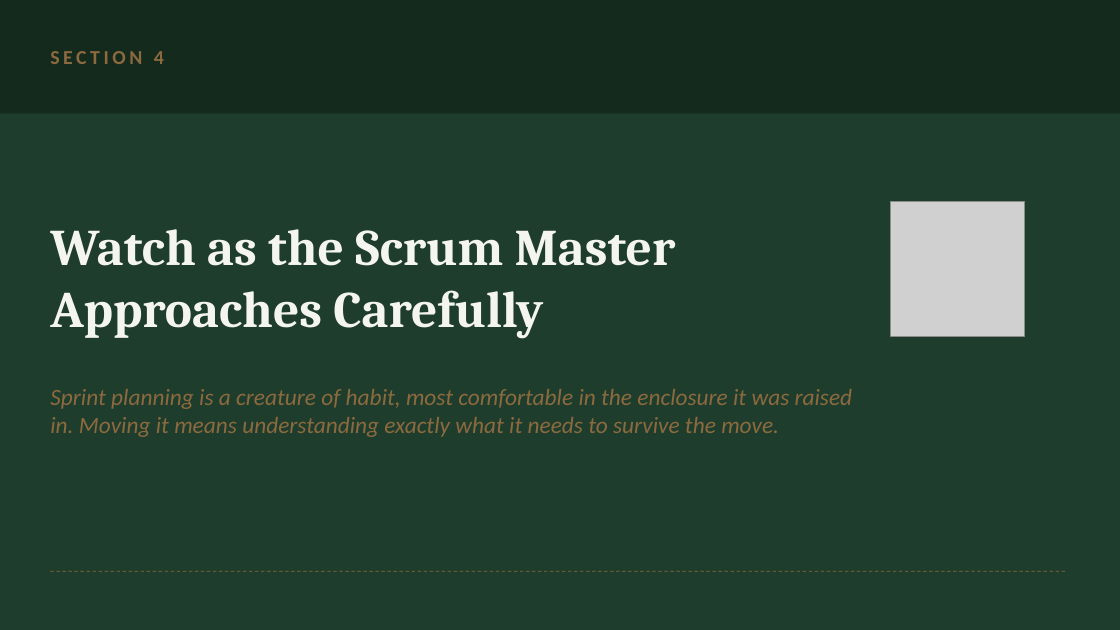
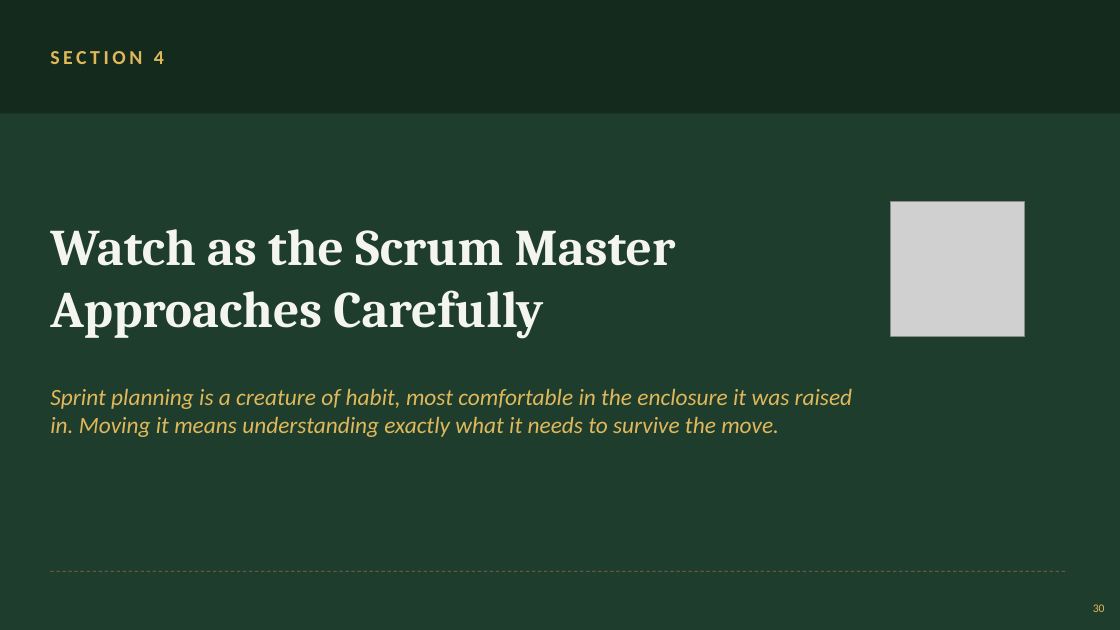
Before and after one commit to neumann1990/Azure_DevOps_To_GitHub, a slide deck: slide 30 of presentation/azure-devops-to-github-the-great-migration-FULL-DECK.pptx (slide 29 before the commit). Drawn at 1120x630 pixels with LibreOffice and Linux fonts; fonts in the diff are those of the drawing; grey boxes stand for pictures. Boxes give left, top, right and bottom in pixels: in the first picture for what was removed or moved away, otherwise in the second. Text is boxed around its words. In the diff, an @@ line names an element or a change of style, - is before the commit and + after.

Commit message:
More styling changes to PP

```diff
--- a/presentation/azure-devops-to-github-the-great-migration-FULL-DECK.pptx
+++ b/presentation/azure-devops-to-github-the-great-migration-FULL-DECK.pptx
@@ text "SECTION 4" at box(50, 51, 164, 64): text colour #8C6A3F to #E0B85C @@
@@ text "Sprint planning is a creature ..." at box(50, 389, 853, 437): text colour #8C6A3F to #E0B85C @@
@@ page number added at box(1093, 604, 1105, 612), 10 pt, text #E0B85C @@
+30
```
Also in this commit, not shown: 50 other slides changed.
